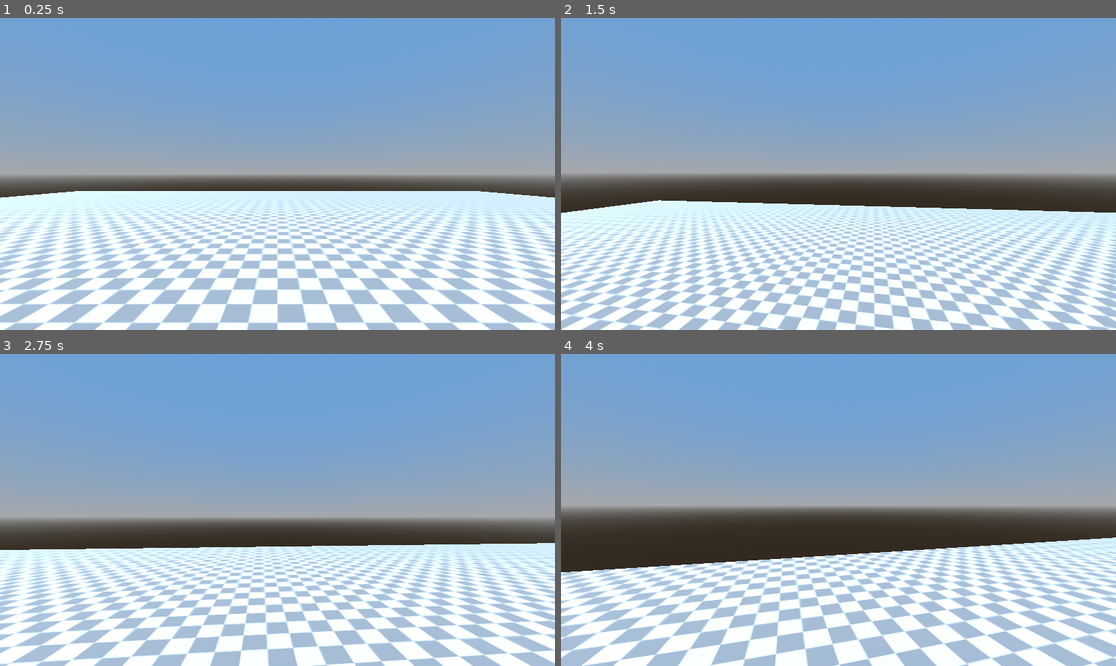
Above: before the commit, frames 1-4 (two rows, left to right).
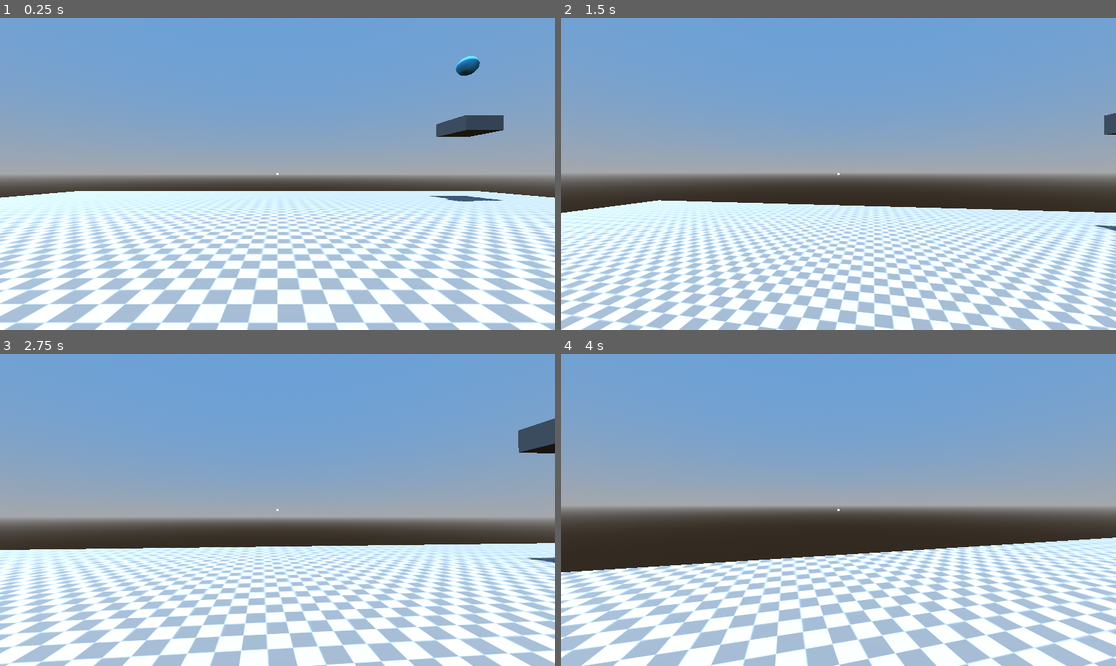
Above: after the commit, the same moments.

Repository: jwund7/game_testing
Game: Godot game, scene res://world/world.tscn
Two runs of this game, one before a commit and one after it. Both use one fixed random seed, a clock stepped at 60 frames per second and the inputs below.
Inputs (mouse positions are in pixels of both pictures, inside the frame that each line leads up to):
- Up to frame 1 (0.25 s): no input
- Up to frame 2 (1.5 s): tap Enter at 0.5 s; move the mouse to (866, 174) at 0.52 s; hold W (forward) from 0.53 s (still down); tap E (grapple, bound only after the commit) at 0.6 s; tap Space (jump) at 0.77 s; move the mouse to (810, 174) at 1.27 s; tap Shift (sprint) at 1.35 s
- Up to frame 3 (2.75 s): keep holding W (forward); tap Space (jump) at 1.52 s; tap E (grapple, bound only after the commit) at 1.55, 2.1 s; move the mouse to (288, 503) at 2.02 s
- Up to frame 4 (4 s): keep holding W (forward); move the mouse to (832, 516) at 2.77 s; tap E (grapple, bound only after the commit) at 2.85, 3.8 s; tap Space (jump) at 3.02, 3.77 s; move the mouse to (877, 513) at 3.52 s; hold Shift (sprint) from 3.53 s (still down)

The runs differ from the first frame. In frame 1, 1.0% of the frame differs, in the area x 49-91%, y 12-59%; in frame 2, 0.2%; in frame 3, 0.7%; in frame 4, less than 0.1%.

Commit message:
grapple
added hookshot/clawshot-like grapple
originally had freer movement mechanics but these were abusable

Diff:
--- /dev/null
+++ b/game_1/player/grapple_controller.gd
@@ -0,0 +1,68 @@
+extends Node
+
+@export var release_length: float = 1.0
+@export var grapple_speed: float = 200.0
+@export var is_launched: bool = false
+
+@onready var ray: RayCast3D = $"../Head/PlayerCam/RayCast3D"
+@onready var player: CharacterBody3D = $".."
+@onready var rope = $"../Head/PlayerCam/Rope"
+@onready var grapple_indicator: RichTextLabel = $"../GrappleIndicator"
+
+var target_point: Vector3
+
+func _physics_process(delta: float) -> void:
+	# display the grapple reticle if a grapple point is hovered
+	if ray.is_colliding() and ray.get_collider().name == "GrapplePoint":
+		grapple_indicator.visible = true
+	else:
+		grapple_indicator.visible = false
+
+	# attempt grappled launch when button is pressed
+	if Input.is_action_just_pressed("grapple"):
+		launch()
+	if is_launched:
+		handle_grapple(delta)
+	update_rope()
+
+func launch():
+	var grapple_point = ray.get_collider()
+	# ensure aimed collider is a grapple point
+	if ray.is_colliding() and grapple_point.name == "GrapplePoint":
+		target_point = grapple_point.global_position
+		is_launched = true
+		# create a timeout to prevent getting stuck infinitely
+		get_tree().create_timer(1.5).timeout.connect(release)
+
+func release():
+	# release grapple
+	is_launched = false
+
+func handle_grapple(delta):
+	# get grapple direction and distance
+	var direction: Vector3 = player.global_position.direction_to(target_point)
+	var distance: float = player.global_position.distance_to(target_point)
+
+	# get the length between the distance from the target and the intended grapple release length
+	var displacement: float = distance - release_length
+	var grapple_force: Vector3
+	# set grapple force if further movement is required
+	if displacement > 0:
+		grapple_force = direction * grapple_speed * sqrt(4 * displacement)
+	# if the release length has been reached, release grapple
+	else:
+		release()
+
+	# set player velocity while grappling
+	player.velocity = grapple_force * delta
+
+func update_rope():
+	# do not display rope if grappling is not occurring
+	if not is_launched:
+		rope.visible = false
+		return
+	rope.visible = true
+	var distance: float = player.global_position.distance_to(target_point)
+	rope.look_at(target_point)
+	# scale rope in z direction based on distance from grappled point
+	rope.scale = Vector3(1, 1, distance)
--- a/game_1/player/player.gd
+++ b/game_1/player/player.gd
@@ -5,6 +5,7 @@
 
 @onready var cam_mount: Node3D = $Head
 @onready var camera: Camera3D = $Head/PlayerCam
+@onready var grapple_controller: Node = $GrappleController
 
 const SENS: float = 0.35
 
@@ -82,7 +83,9 @@
 		var accel_speed: float = air_accel * air_move_speed * delta
 		# ensure velocity is not increased beyond speed cap
 		accel_speed = min(accel_speed, add_speed)
-		self.velocity += accel_speed * direction
+		# only apply air physics if a grapple is not in progress
+		if not grapple_controller.is_launched:
+			self.velocity += accel_speed * direction
 
 func _physics_process(delta: float) -> void:
 	# movement
--- a/game_1/player/player.tscn
+++ b/game_1/player/player.tscn
@@ -1,6 +1,9 @@
-[gd_scene load_steps=4 format=3 uid="uid://bcqmasf81enlv"]
+[gd_scene load_steps=7 format=3 uid="uid://bcqmasf81enlv"]
 
 [ext_resource type="Script" uid="uid://t6xy0lj4sayo" path="res://player/player.gd" id="1_oul6g"]
+[ext_resource type="PackedScene" uid="uid://ddeedb53jmql6" path="res://player/rope.tscn" id="2_g1dw6"]
+[ext_resource type="Script" uid="uid://0sus41liyryf" path="res://player/grapple_controller.gd" id="2_rkbax"]
+[ext_resource type="Texture2D" uid="uid://bwlrjsq1vkxvy" path="res://world/crosshair.png" id="4_yw30f"]
 
 [sub_resource type="CapsuleMesh" id="CapsuleMesh_kqu6x"]
 
@@ -9,6 +12,7 @@
 radius = 0.45
 
 [node name="Player" type="CharacterBody3D"]
+collision_mask = 2
 script = ExtResource("1_oul6g")
 
 [node name="MeshInstance3D" type="MeshInstance3D" parent="."]
@@ -22,3 +26,31 @@
 transform = Transform3D(1, 0, 0, 0, 1, 0, 0, 0, 1, 0, 0.36, 0)
 
 [node name="PlayerCam" type="Camera3D" parent="Head"]
+
+[node name="RayCast3D" type="RayCast3D" parent="Head/PlayerCam"]
+target_position = Vector3(0, 0, -20)
+collision_mask = 6
+
+[node name="Rope" parent="Head/PlayerCam" instance=ExtResource("2_g1dw6")]
+transform = Transform3D(1, 0, 0, 0, 1, 0, 0, 0, 1, -0.16073918, -0.1797713, -0.4705691)
+
+[node name="GrappleController" type="Node" parent="."]
+script = ExtResource("2_rkbax")
+
+[node name="Crosshair" type="Sprite2D" parent="."]
+position = Vector2(960, 540)
+scale = Vector2(0.1, 0.1)
+texture = ExtResource("4_yw30f")
+
+[node name="GrappleIndicator" type="RichTextLabel" parent="."]
+visible = false
+texture_filter = 1
+custom_minimum_size = Vector2(100, 100)
+offset_left = 934.0
+offset_top = 554.0
+offset_right = 1034.0
+offset_bottom = 654.0
+rotation = -1.5707964
+mouse_filter = 2
+theme_override_font_sizes/normal_font_size = 32
+text = "( )"
--- /dev/null
+++ b/game_1/player/rope.tscn
@@ -0,0 +1,12 @@
+[gd_scene load_steps=2 format=3 uid="uid://ddeedb53jmql6"]
+
+[sub_resource type="CylinderMesh" id="CylinderMesh_cup3i"]
+top_radius = 0.05
+bottom_radius = 0.05
+height = 1.0
+
+[node name="Rope" type="Node3D"]
+
+[node name="MeshInstance3D" type="MeshInstance3D" parent="."]
+transform = Transform3D(1, 0, 0, 0, -4.371139e-08, -1, 0, 1, -4.371139e-08, 0, 0, -0.5)
+mesh = SubResource("CylinderMesh_cup3i")
--- a/game_1/project.godot
+++ b/game_1/project.godot
@@ -58,3 +58,14 @@
 "events": [Object(InputEventKey,"resource_local_to_scene":false,"resource_name":"","device":-1,"window_id":0,"alt_press …(195 unchanged characters)…
 ]
 }
+grapple={
+"deadzone": 0.2,
+"events": [Object(InputEventKey,"resource_local_to_scene":false,"resource_name":"","device":-1,"window_id":0,"alt_pressed":false,"shift_pressed":false,"ctrl_pressed":false,"meta_pressed":false,"pressed":false,"keycode":0,"physical_keycode":69,"key_label":0,"unicode":101,"location":0,"echo":false,"script":null)
+]
+}
+
+[layer_names]
+
+3d_physics/layer_1="player"
+3d_physics/layer_2="environment"
+3d_physics/layer_3="grapple"
--- /dev/null
+++ b/game_1/world/grapple_point.tscn
@@ -0,0 +1,19 @@
+[gd_scene load_steps=4 format=3 uid="uid://crxfpa6j1rapc"]
+
+[sub_resource type="StandardMaterial3D" id="StandardMaterial3D_4itmi"]
+albedo_color = Color(0.31777897, 0.7865651, 0.96164316, 1)
+
+[sub_resource type="SphereMesh" id="SphereMesh_4itmi"]
+material = SubResource("StandardMaterial3D_4itmi")
+
+[sub_resource type="SphereShape3D" id="SphereShape3D_4itmi"]
+
+[node name="GrapplePoint" type="StaticBody3D"]
+collision_layer = 4
+collision_mask = 0
+
+[node name="MeshInstance3D" type="MeshInstance3D" parent="."]
+mesh = SubResource("SphereMesh_4itmi")
+
+[node name="CollisionShape3D" type="CollisionShape3D" parent="."]
+shape = SubResource("SphereShape3D_4itmi")
--- a/game_1/world/world.tscn
+++ b/game_1/world/world.tscn
@@ -1,7 +1,8 @@
-[gd_scene load_steps=10 format=3 uid="uid://b3wt5jklv5kfm"]
+[gd_scene load_steps=11 format=3 uid="uid://b3wt5jklv5kfm"]
 
 [ext_resource type="PackedScene" uid="uid://bcqmasf81enlv" path="res://player/player.tscn" id="1_6xmxd"]
 [ext_resource type="Texture2D" uid="uid://cb5ac7lnx0rko" path="res://world/floor_grid.png" id="1_tcf2h"]
+[ext_resource type="PackedScene" uid="uid://crxfpa6j1rapc" path="res://world/grapple_point.tscn" id="3_4717r"]
 
 [sub_resource type="ProceduralSkyMaterial" id="ProceduralSkyMaterial_tcf2h"]
 sky_top_color = Color(0.41794145, 0.6273441, 0.84492874, 1)
@@ -31,6 +32,8 @@
 albedo_color = Color(1, 1, 1, 0.63529414)
 
 [node name="World" type="StaticBody3D"]
+collision_layer = 2
+collision_mask = 0
 
 [node name="WorldEnvironment" type="WorldEnvironment" parent="."]
 environment = SubResource("Environment_h5o24")
@@ -56,26 +59,31 @@
 [node name="CSGBox3D" type="CSGBox3D" parent="ParkourBlocks"]
 transform = Transform3D(1, 0, 0, 0, 1, 0, 0, 0, 1, -1.4671078, 0.4, 4.4311304)
 use_collision = true
+collision_layer = 2
 size = Vector3(2, 0.8, 2)
 
 [node name="CSGBox3D2" type="CSGBox3D" parent="ParkourBlocks"]
 transform = Transform3D(1, 0, 0, 0, 1, 0, 0, 0, 1, -1.4671078, 0.8, 0.45013058)
 use_collision = true
+collision_layer = 2
 size = Vector3(1, 1.6, 1)
 
 [node name="CSGBox3D3" type="CSGBox3D" parent="ParkourBlocks"]
 transform = Transform3D(1, 0, 0, 0, 1, 0, 0, 0, 1, -0.46710777, 1.4, -2.5498695)
 use_collision = true
+collision_layer = 2
 size = Vector3(2, 0.8, 2)
 
 [node name="CSGBox3D4" type="CSGBox3D" parent="ParkourBlocks"]
 transform = Transform3D(1, 0, 0, 0, 1, 0, 0, 0, 1, 1.9533911, 1.2648138, 4.4312935)
 use_collision = true
+collision_layer = 2
 size = Vector3(2.0419922, 0.8, 2)
 
 [node name="CSGBox3D5" type="CSGBox3D" parent="ParkourBlocks"]
 transform = Transform3D(1, 0, 0, 0, 1, 0, 0, 0, 1, 0.77763367, 1.4702816, 4.4332056)
 use_collision = true
+collision_layer = 2
 size = Vector3(0.03162793, 3.7098632, 2.10083)
 material = SubResource("StandardMaterial3D_tcf2h")
 
@@ -83,30 +91,46 @@
 transform = Transform3D(1, 0, 0, 0, 1, 0, 0, 0, 1, 3.4801579, 1.0355188, -4.2435484)
 operation = 2
 use_collision = true
+collision_layer = 2
 size = Vector3(2.1054688, 2.0995116, 5.3867188)
 
 [node name="CSGBox3D7" type="CSGBox3D" parent="ParkourBlocks"]
 transform = Transform3D(1, 0, 0, 0, 1, 0, 0, 0, 1, 0.900589, 0.85758054, 0.73012364)
 use_collision = true
+collision_layer = 2
 size = Vector3(0.6549072, 1.7151611, 0.6040039)
 
 [node name="CSGBox3D8" type="CSGBox3D" parent="ParkourBlocks"]
 transform = Transform3D(1, 0, 0, 0, 1, 0, 0, 0, 1, 2.6261044, 0.85758054, 0.73012364)
 use_collision = true
+collision_layer = 2
 size = Vector3(0.6549072, 1.7151611, 0.6040039)
 
 [node name="CSGBox3D9" type="CSGBox3D" parent="ParkourBlocks"]
 transform = Transform3D(1, 0, 0, 0, 1, 0, 0, 0, 1, -3.8796654, 0.71590006, 2.0488305)
 use_collision = true
+collision_layer = 2
 size = Vector3(2, 0.8, 2)
 
 [node name="CSGBox3D10" type="CSGBox3D" parent="ParkourBlocks"]
 transform = Transform3D(1, 0, 0, 0, 1, 0, 0, 0, 1, -3.577827, 1.0647184, -0.9921708)
 use_collision = true
+collision_layer = 2
 size = Vector3(2, 0.8, 2)
 
 [node name="CSGBox3D11" type="CSGPolygon3D" parent="ParkourBlocks"]
 transform = Transform3D(-1, 0, 8.742278e-08, 0, 1, 0, -8.742278e-08, 0, -1, 0.60748386, 1, -6.9373484)
 use_collision = true
+collision_layer = 2
 polygon = PackedVector2Array(-1.8438663, -1.0382155, -1.8204498, 1.0851285, 0.6982546, -1.0513287)
 depth = 2.0
+
+[node name="CSGBox3D12" type="CSGBox3D" parent="ParkourBlocks"]
+transform = Transform3D(1, 0, 0, 0, 1, 0, 0, 0, 1, 1.5, 4, -13.016)
+use_collision = true
+collision_layer = 2
+size = Vector3(2, 0.8, 2)
+
+[node name="GrapplePoint" parent="ParkourBlocks" instance=ExtResource("3_4717r")]
+transform = Transform3D(1, 0, 0, 0, 1, 0, 0, 0, 1, 1.5, 7.5, -13)
+collision_mask = 0
Not shown, added: game_1/player/grapple_controller.gd.uid
Binary file added: game_1/world/crosshair.png
Not shown, added: game_1/world/crosshair.png.import
